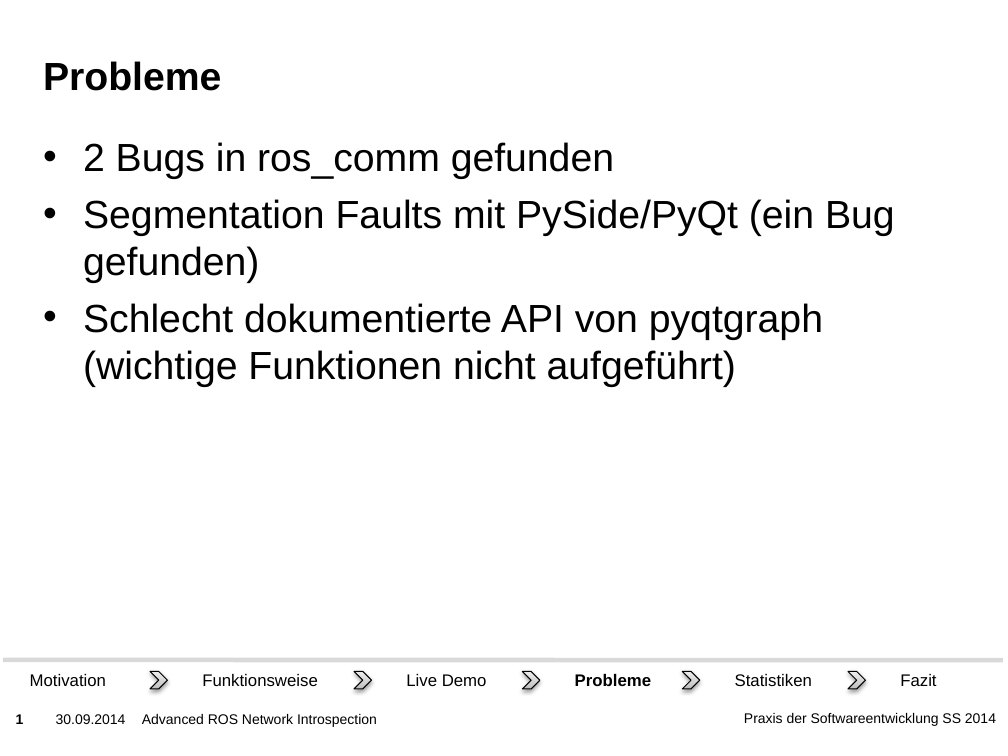
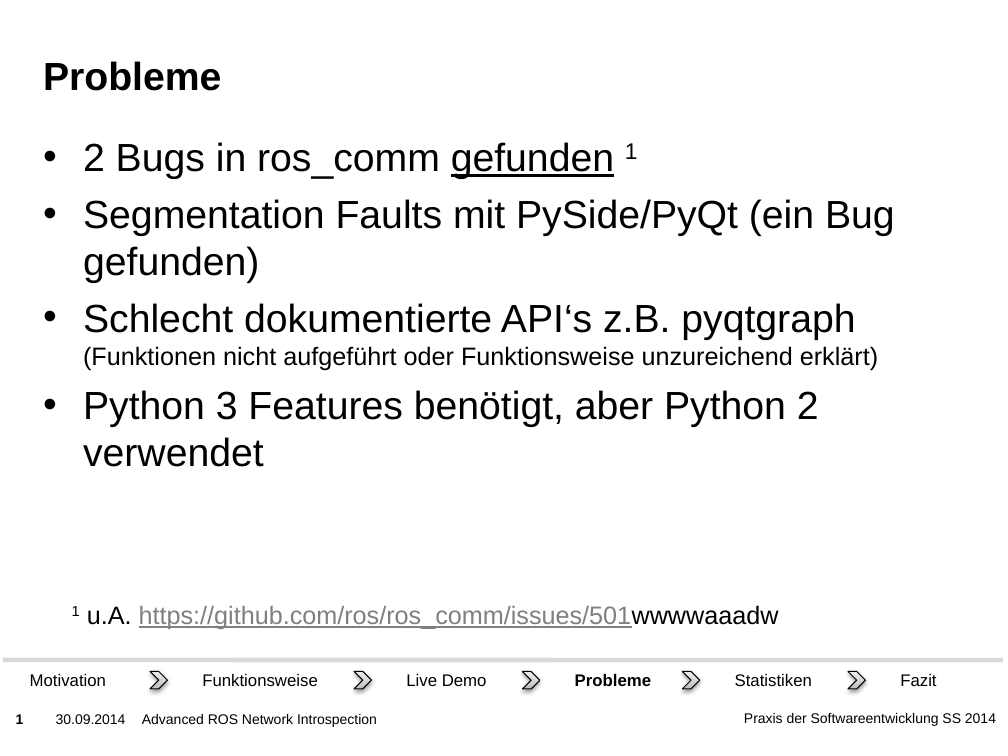
Before and after one commit to ROS-PSE/Documents, a slide deck: slide 1 of Präsentation/Abschluss.pptx. Drawn at 1008x756 pixels with LibreOffice and Linux fonts; fonts in the diff are those of the drawing; background and template pictures are left out. Boxes give left, top, right and bottom in pixels: in the first picture for what was removed or moved away, otherwise in the second. Text is boxed around its words. In the diff, an @@ line names an element or a change of style, - is before the commit and + after.

```diff
--- a/Präsentation/Abschluss.pptx
+++ b/Präsentation/Abschluss.pptx
@@ text at (83, 142, 638, 179): text changed @@
-• 2 Bugs in ros_comm gefunden
+• 2 Bugs in ros_comm gefunden 1
@@ text at (83, 303, 878, 467): text changed @@
-• Schlecht dokumentierte API von pyqtgraph (wichtige Funktionen nicht aufgeführt)
+• Schlecht dokumentierte API‘s z.B. pyqtgraph (Funktionen nicht aufgeführt oder Funktionsweise unzureichend erklärt)
+• Python 3 Features benötigt, aber Python 2 verwendet
@@ text added at (72, 605, 779, 629), 18 pt, text #808080, underline @@
+1 u.A. https://github.com/ros/ros_comm/issues/501wwwwaaadw
```
Also in this commit, not shown: 4 other slides changed, 1 slide added.
